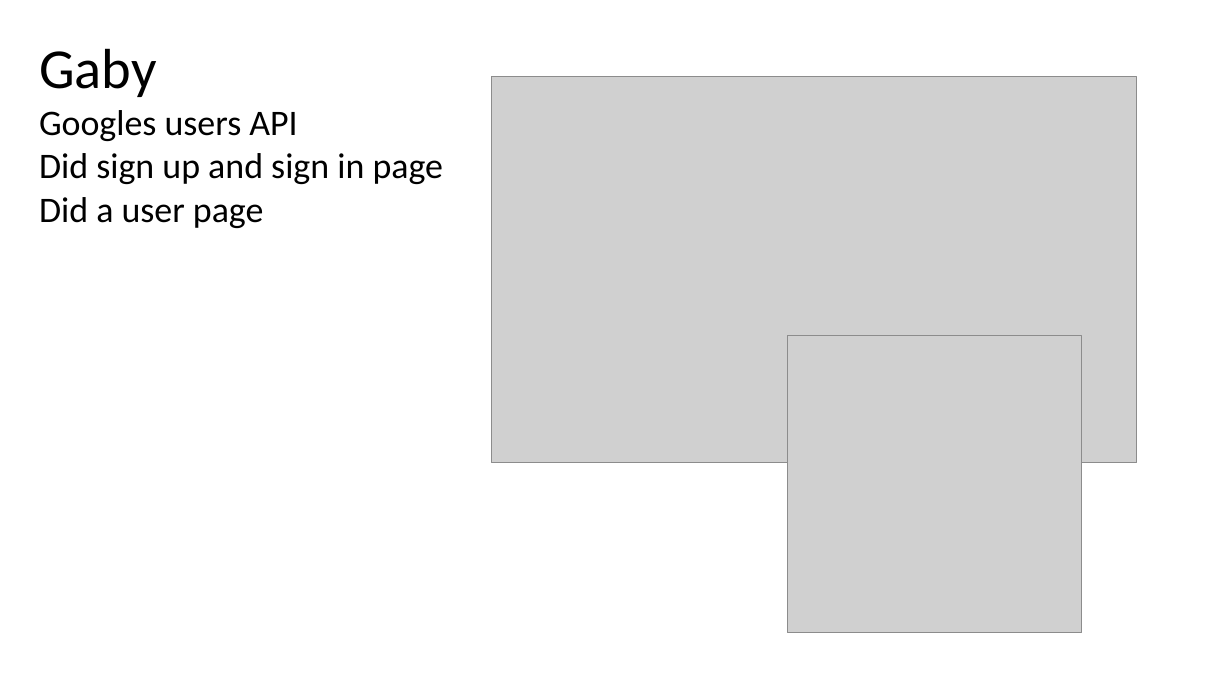
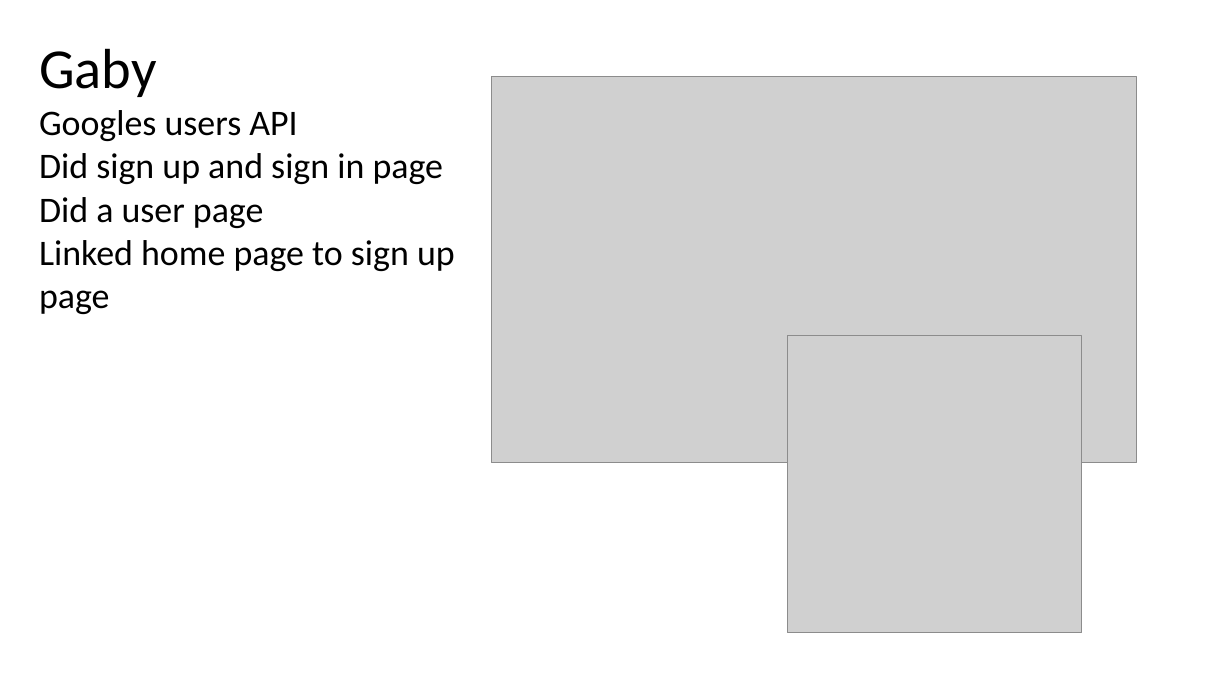
Before and after one commit to solomonsz/CSSI2019-Team2-CougarMingle, a slide deck: slide 4 of Project Progress/CougarMingle.pptx. Drawn at 1232x693 pixels with LibreOffice and Linux fonts; fonts in the diff are those of the drawing; grey boxes stand for pictures. Boxes give left, top, right and bottom in pixels: in the first picture for what was removed or moved away, otherwise in the second. Text is boxed around its words. In the diff, an @@ line names an element or a change of style, - is before the commit and + after.

```diff
--- a/Project Progress/CougarMingle.pptx
+++ b/Project Progress/CougarMingle.pptx
@@ text at (39, 240, 455, 314): paragraphs added @@
+Linked home page to sign up
+page
```
Also in this commit, not shown: 2 other slides changed, 3 other files.
